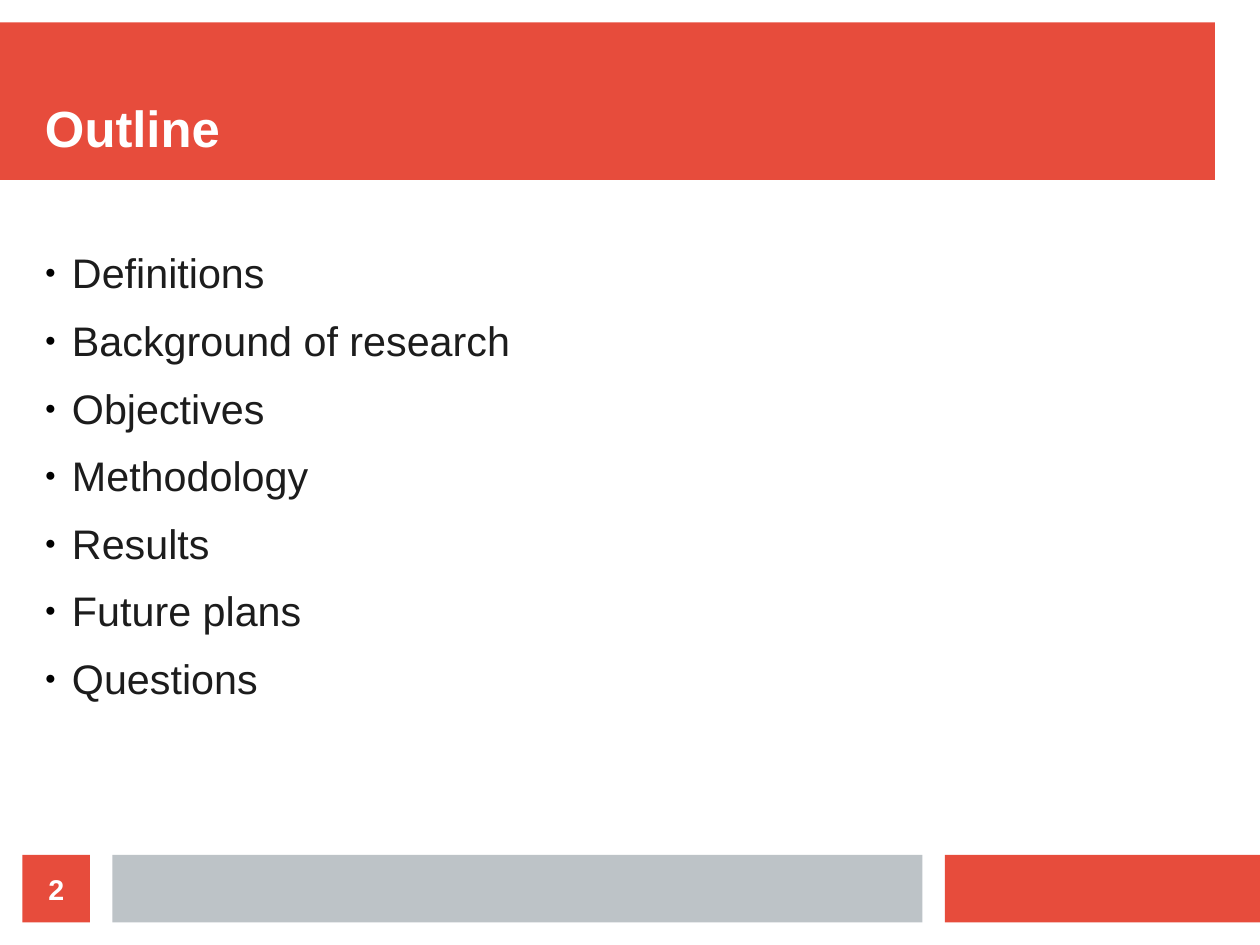
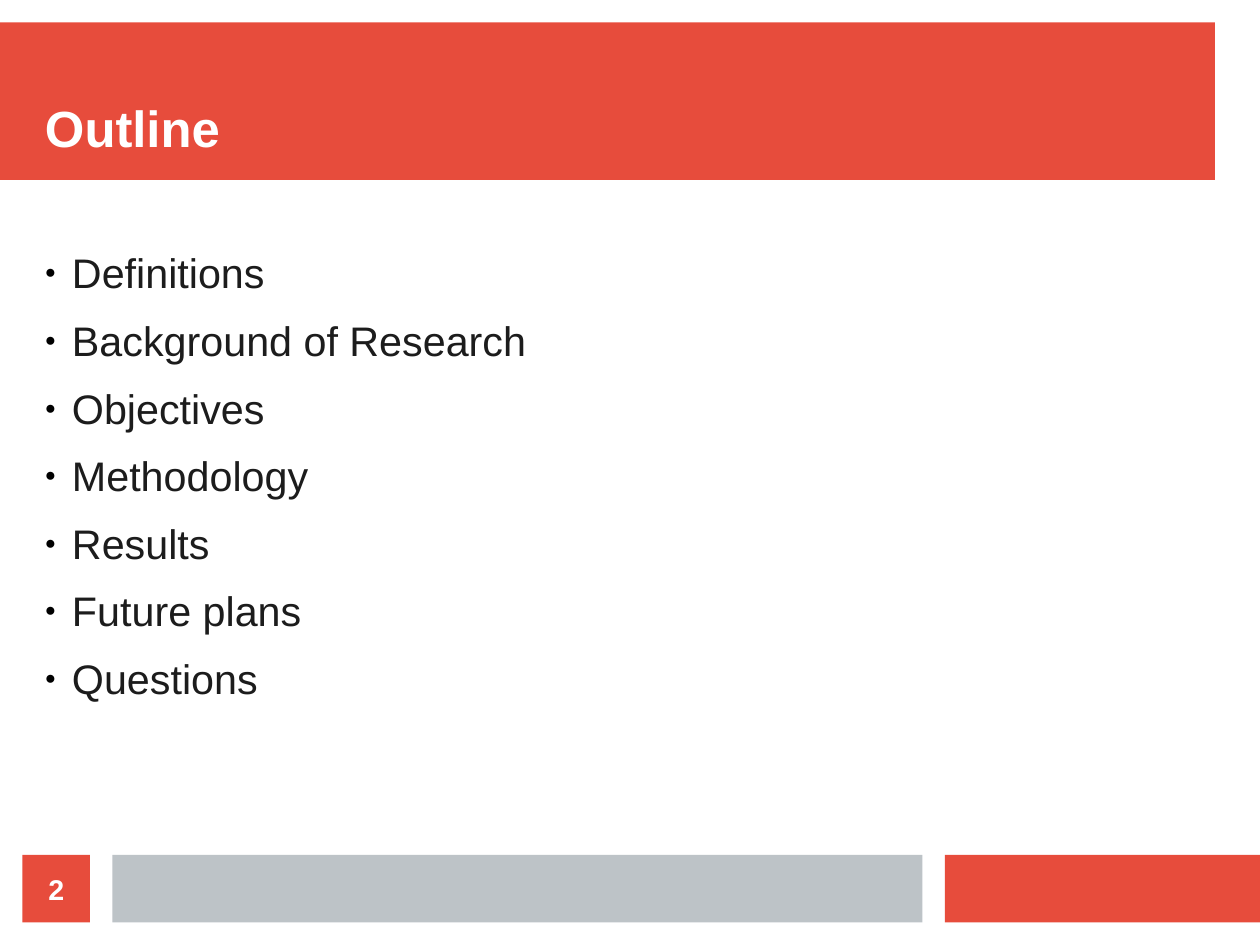
Before and after one commit to AndrewLCarpenter/runge-kutta-test, a slide deck: slide 2 of presentation.odp. Drawn at 1260x945 pixels with LibreOffice and Linux fonts; fonts in the diff are those of the drawing. Boxes give left, top, right and bottom in pixels: in the first picture for what was removed or moved away, otherwise in the second. Text is boxed around its words. In the diff, an @@ line names an element or a change of style, - is before the commit and + after.

```diff
--- a/presentation.odp
+++ b/presentation.odp
@@ text at (72,326,526,364): text changed @@
-● Background of research
+● Background of Research
```
Also in this commit, not shown: 6 other slides changed, 1 slide added, 1 slide removed, 5 other files.
